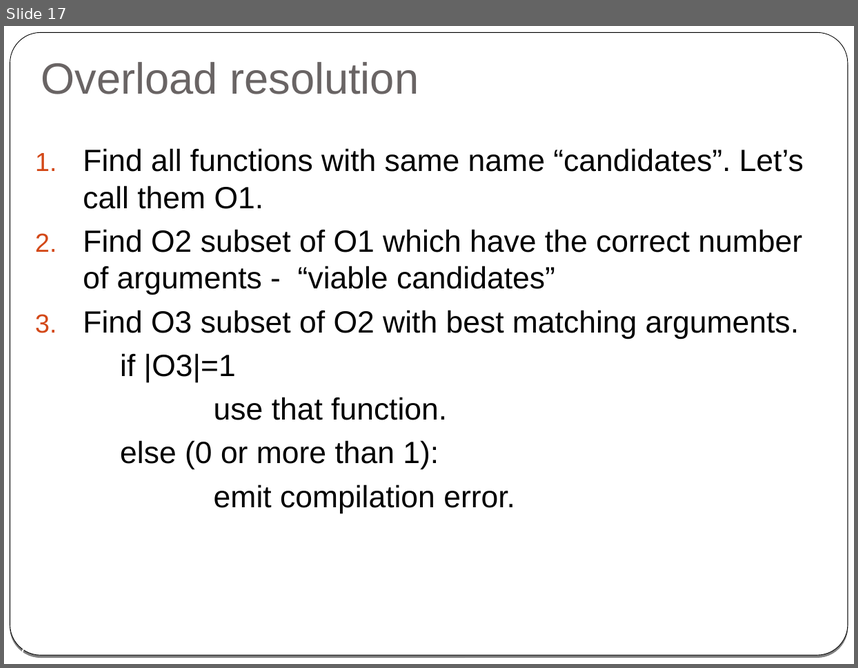
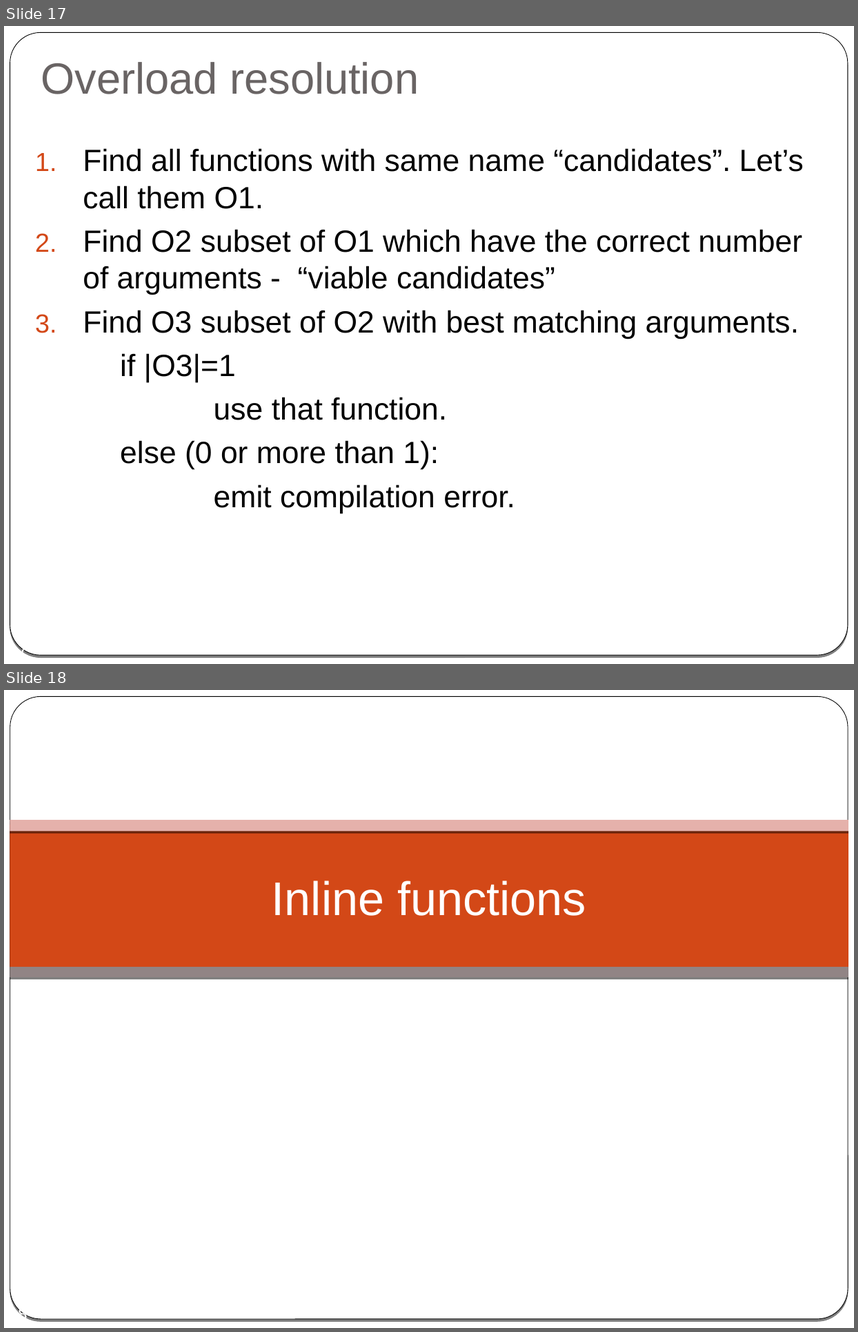
Before and after one commit to cpp-at-ariel/cpp-5778, a slide deck: week01-what-is-cpp/slides.odp. Shown one above the other, each under a label of ours: slide 17 before the commit, slides 17 and 18 after it. The pictures are 858x668 and 858x1332 pixels, drawn with LibreOffice and Linux fonts; fonts in the diff are those of the drawing. Boxes give left, top, right and bottom in pixels: in the first picture for what was removed or moved away, otherwise in the second. Text is boxed around its words. In the diff, an @@ line names an element or a change of style, - is before the commit and + after.

Commit message:
add inline to week 1

```diff
--- a/week01-what-is-cpp/slides.odp
+++ b/week01-what-is-cpp/slides.odp
@@ slide 18 added at (x1=4, y1=690, x2=854, y2=1328), background gradient #000000 to #FFFFFF; not listed: 2 template elements that a slide beside it also shows @@
@@ rectangle added at (x1=10, y1=825, x2=849, y2=967), fill #D34817 @@
@@ rectangle added at (x1=10, y1=820, x2=849, y2=831), fill #E5B1AB @@
@@ title added at (x1=272, y1=880, x2=586, y2=916), 40 pt, text #FFFFFF @@
+Inline functions
@@ rectangle added at (x1=10, y1=967, x2=849, y2=977), fill #918485 @@
@@ page number added at (x1=9, y1=1306, x2=27, y2=1318), 14 pt, text #FFFFFF @@
+18
```
Also in this commit, not shown: 3 other slides added, 3 other files.
